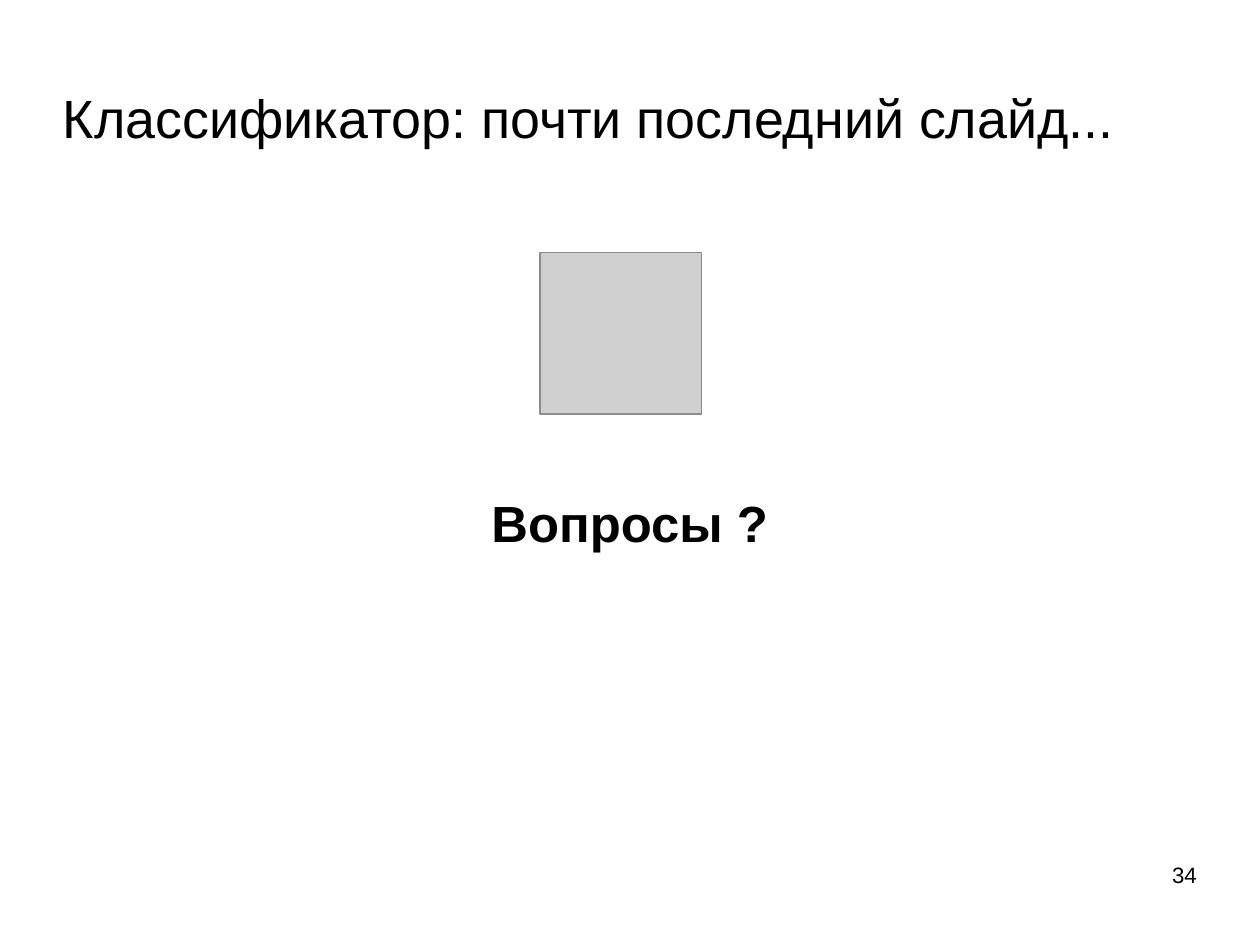
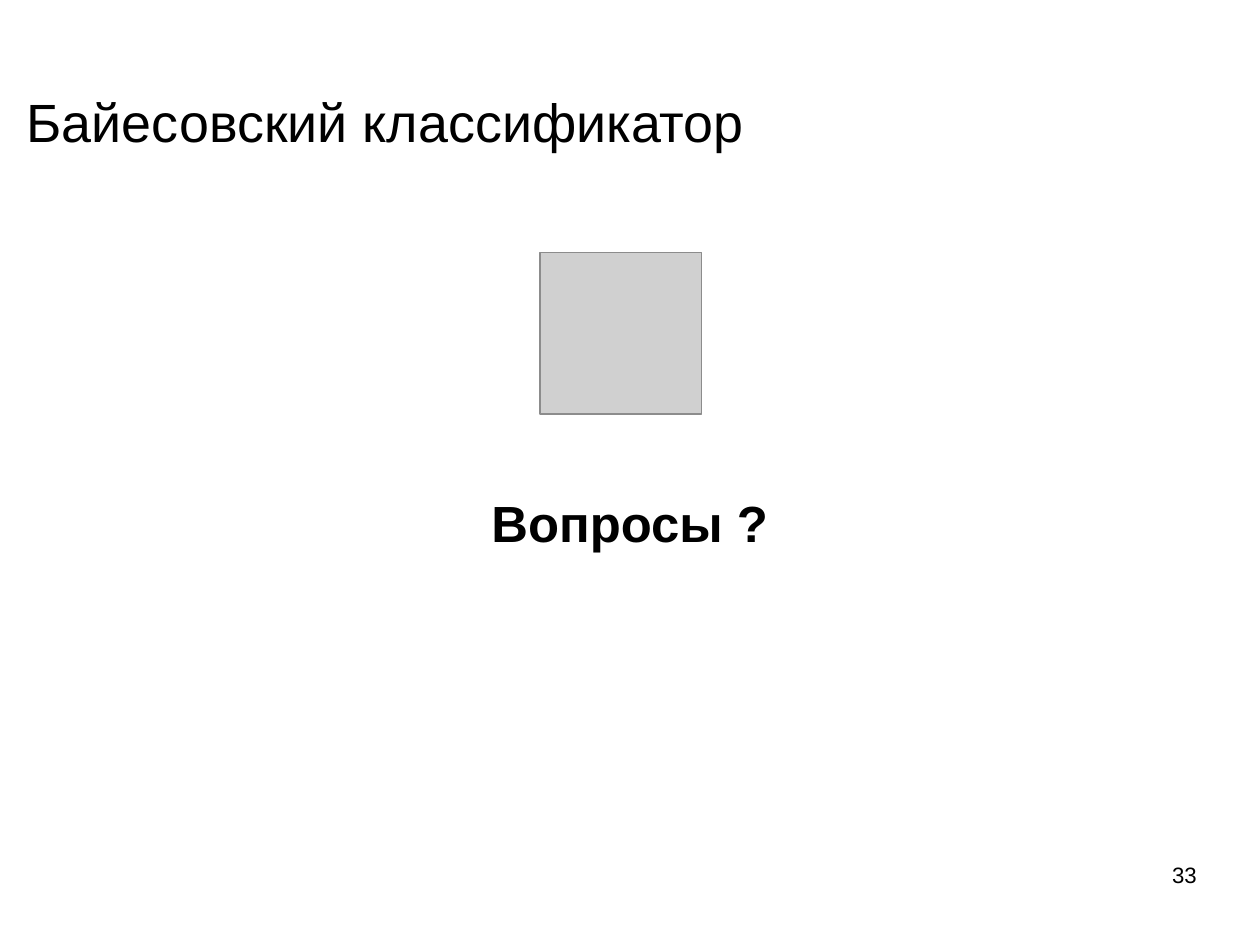
Before and after one commit to mechanoid5/ml_lectorium_legacy, a slide deck: slide 33 of 11-bayes.odp (slide 34 before the commit). Drawn at 1260x945 pixels with LibreOffice and Linux fonts; fonts in the diff are those of the drawing; grey boxes stand for pictures; background and template pictures are left out. Boxes give left, top, right and bottom in pixels: in the first picture for what was removed or moved away, otherwise in the second. Text is boxed around its words. In the diff, an @@ line names an element or a change of style, - is before the commit and + after.

```diff
--- a/11-bayes.odp
+++ b/11-bayes.odp
@@ title at box(27, 102, 744, 152): text changed @@
-Классификатор: почти последний слайд...
+Байесовский классификатор
@@ page number at box(1172, 867, 1197, 884): text changed @@
-34
+33
```
Also in this commit, not shown: 5 other slides changed, 1 other file.
